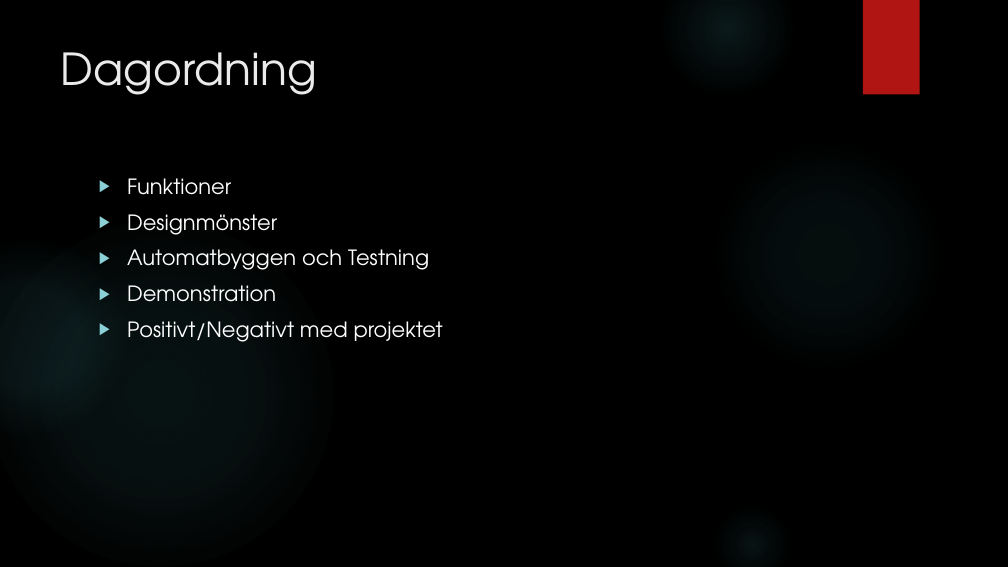
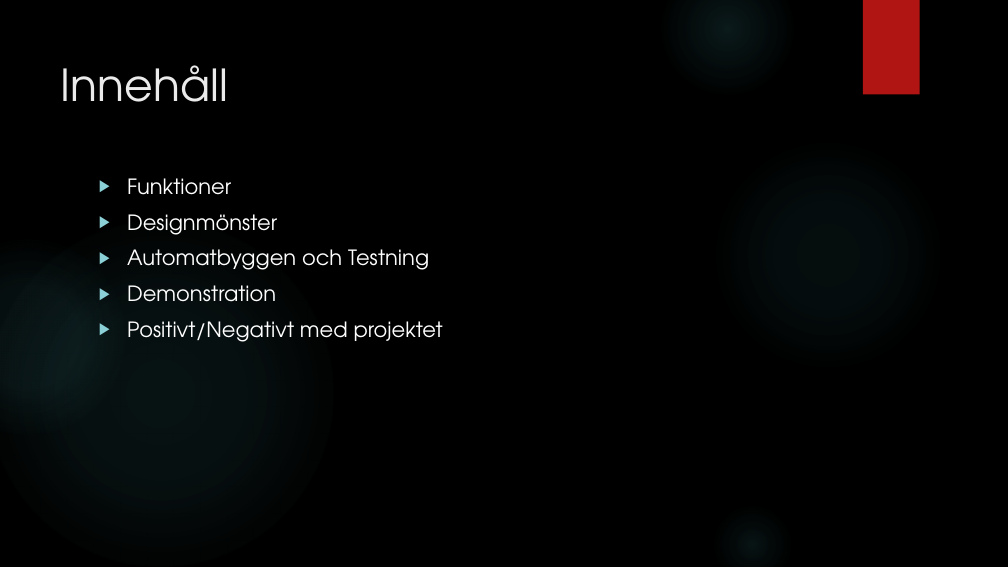
Before and after one commit to TeamLegendaryAwesome/WYSIWYD, a slide deck: slide 2 of doc/_editable/MyBar.pptx. Drawn at 1008x567 pixels with LibreOffice and Linux fonts; fonts in the diff are those of the drawing; background and template pictures are left out. Boxes give left, top, right and bottom in pixels: in the first picture for what was removed or moved away, otherwise in the second. Text is boxed around its words. In the diff, an @@ line names an element or a change of style, - is before the commit and + after.

```diff
--- a/doc/_editable/MyBar.pptx
+++ b/doc/_editable/MyBar.pptx
@@ title at [61,65,228,102]: text changed @@
-Dagordning
+Innehåll
```
Also in this commit, not shown: 1 other slide changed, 2 slides added, 2 other files.
